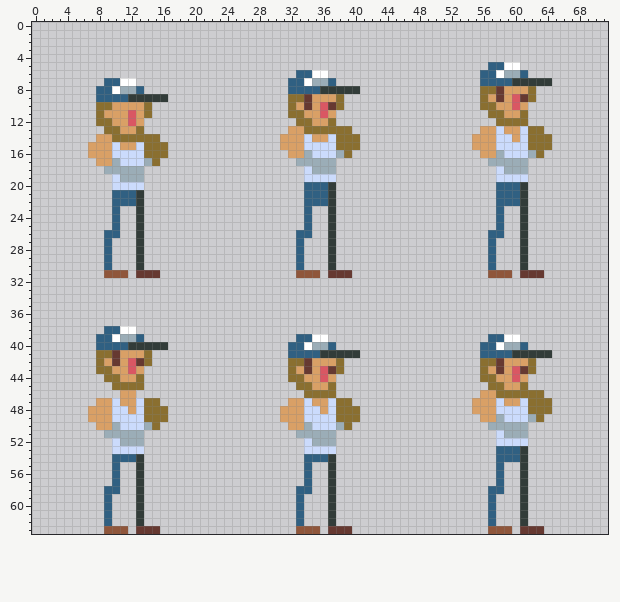
Sprite sheet, stored at Assets/Art/MoverA/MoverAIdle.png. This is how it looked before the edit.
The file is 72x64 pixels.
After:
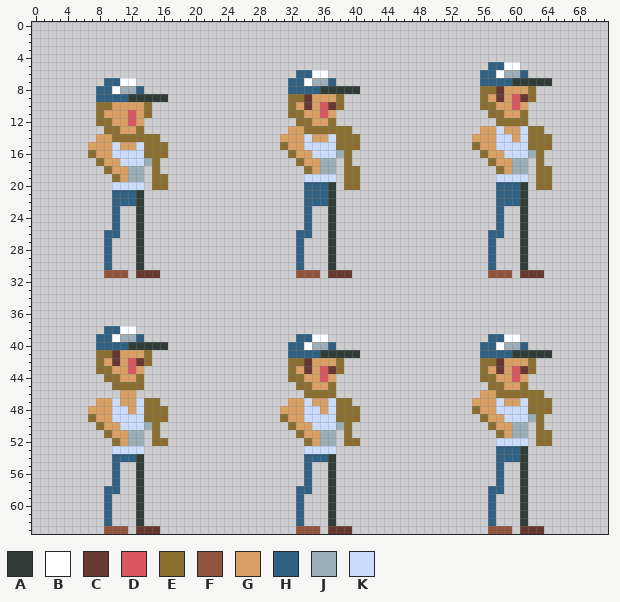
Palette (. is transparent): A #323c39  B #ffffff  C #663931  D #d95763  E #8a6f30  F #8f563b  G #d9a066  H #306082  J #9badb7  K #cbdbfc
Message: Updated Idle animations Hand Sprite and Mover Single Sprites
Changes in this commit:
y 15: x 31 G -> E; x 55 G -> E
y 16: x 7 G -> E; x 32 G -> E; x 34 J -> G; x 56 G -> E; x 58 J -> G
y 17: x 8 G -> E; x 10 J -> G; x 33..35 JJJ -> EGG; x 39 . -> E; x 57..59 JJJ -> EGG; x 63 . -> E
y 18: x 9..11 JJJ -> EGG; x 15 . -> E; x 34..35 KJ -> EG; x 39..40 .. -> EE; x 58..59 KJ -> EG; x 63..64 .. -> EE
y 19: x 10..11 KJ -> EG; x 15..16 .. -> EE; x 39..40 .. -> EE; x 63..64 .. -> EE
y 20: x 15..16 .. -> EE; x 39..40 .. -> EE; x 63..64 .. -> EE
y 48: x 55 G -> E
y 49: x 7 G -> E; x 31 G -> E; x 56 G -> E; x 58 J -> G
y 50: x 8 G -> E; x 10 J -> G; x 32 G -> E; x 34 J -> G; x 57..59 JJJ -> EGG; x 63 . -> E
y 51: x 9..11 JJJ -> EGG; x 15 . -> E; x 33..35 JJJ -> EGG; x 39 . -> E; x 58..59 KJ -> EG; x 63..64 .. -> EE
y 52: x 10..11 KJ -> EG; x 15..16 .. -> EE; x 34..35 KJ -> EG; x 39..40 .. -> EE; x 63..64 .. -> EE
